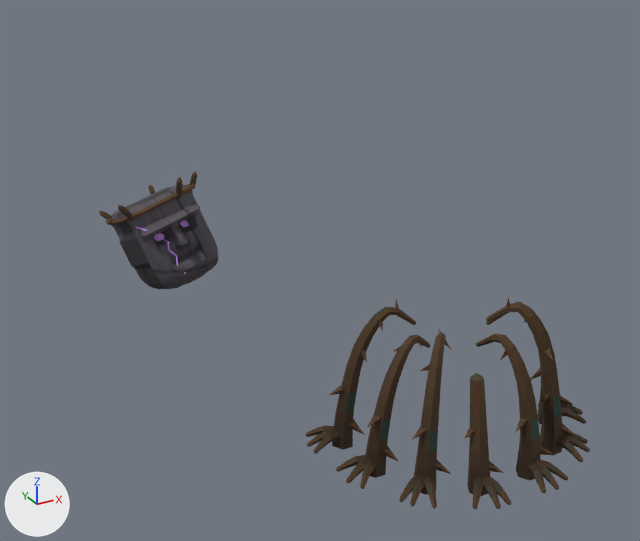
The FBX model assets/world/OriginAbyss/OriginAbyss_Props.fbx: old version first, new version second.
One viewpoint serves both versions: a camera (50 mm lens) standing at (-35.3, -107.3, 45.2) and looking at (17.8, -10.8, -3.0). Every picture has the same lights, and +X, +Y and +Z are marked at lower left. The older version comes first. Vertices at exactly the same position are counted once.

Before the edit, the objects in view are built like this:
```python
me_oa_colossus_003 = bpy.data.meshes.new('OA_Colossus.003')
me_oa_colossus_003.from_pydata(...)  # 1273 vertices, 1300 faces; spans x -7.2..6.0, y -7.6..9.3, z -6.0..11.1
me_oa_colossus_003.materials.append(mat_originabyss_mat)  # picture img_originabyss_island_atlas_png
me_oa_thorncrown_004 = bpy.data.meshes.new('OA_ThornCrown.004')
me_oa_thorncrown_004.from_pydata(...)  # 1211 vertices, 1146 faces; spans x -4.9..20.1, y -65.0..-48.2, z -0.5..13.6
me_oa_thorncrown_004.materials.append(mat_originabyss_mat)  # picture img_originabyss_island_atlas_png
ob_oa_colossus = bpy.data.objects.new('OA_Colossus', me_oa_colossus_003)
ob_oa_colossus.location = (0.0, 0.0, 0.0)
ob_oa_thorncrown = bpy.data.objects.new('OA_ThornCrown', me_oa_thorncrown_004)
ob_oa_thorncrown.location = (0.0, 0.0, 0.0)
```
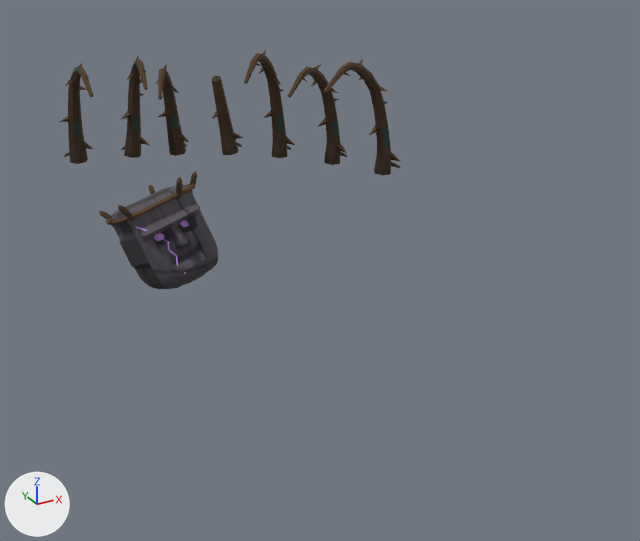
Location of each change, (x1, y1, x2, y2) in pixels of the pictures (640 x 541 px; the box of a moved part takes in the faces that stretch with it):
'OA_ThornCrown', reshaped (20% wider, 40% shorter)
    before: (305, 298, 590, 510)
    after: (59, 50, 401, 176)
part 1 of me_oa_thorncrown_004, moved or reshaped
    before: (305, 425, 334, 437)
    after: (64, 152, 70, 157)
part 2 of me_oa_thorncrown_004, moved or reshaped (not visible afterwards)
    before: (307, 429, 334, 447)
part 3 of me_oa_thorncrown_004, moved or reshaped (not visible afterwards)
    before: (314, 430, 340, 454)
part 4 of me_oa_thorncrown_004, moved or reshaped (not visible afterwards)
    before: (535, 461, 559, 490)
part 5 of me_oa_thorncrown_004, moved or reshaped (not visible afterwards)
    before: (539, 459, 568, 481)
part 6 of me_oa_thorncrown_004, moved or reshaped (not visible afterwards)
    before: (561, 404, 583, 415)
part 7 of me_oa_thorncrown_004, moved or reshaped (not visible afterwards)
    before: (561, 407, 586, 424)
part 8 of me_oa_thorncrown_004, moved or reshaped (not visible afterwards)
    before: (562, 433, 588, 444)
part 9 of me_oa_thorncrown_004, moved or reshaped (not visible afterwards)
    before: (562, 434, 590, 452)
part 10 of me_oa_thorncrown_004, moved or reshaped (not visible afterwards)
    before: (556, 437, 583, 462)
part 11 of me_oa_thorncrown_004, moved or reshaped
    before: (527, 462, 546, 493)
    after: (236, 142, 242, 147)
part 12 of me_oa_thorncrown_004, moved or reshaped (not visible afterwards)
    before: (483, 477, 501, 509)
part 13 of me_oa_thorncrown_004, moved or reshaped (not visible afterwards)
    before: (360, 459, 377, 489)
part 14 of me_oa_thorncrown_004, moved or reshaped (not visible afterwards)
    before: (336, 455, 366, 472)
part 15 of me_oa_thorncrown_004, moved or reshaped (not visible afterwards)
    before: (486, 476, 511, 505)
part 16 of me_oa_thorncrown_004, deleted (brown)
    before: (329, 298, 576, 510)
part 17 of me_oa_thorncrown_004, added (brown)
    after: (120, 50, 401, 176)
part 18 of me_oa_thorncrown_004, added (brown)
    after: (59, 63, 93, 164)

What changed in the scene script:
```text
Change me_oa_thorncrown_004:
    remove me_oa_thorncrown_004.from_pydata(...)  # 1211 vertices, 1146 faces; spans x -4.9..20.1, y -65.0..-48.2, z -0.5..13.6
    add me_oa_thorncrown_004.from_pydata(...)  # 1243 vertices, 1170 faces; spans x -2.0..47.8, y 8.8..50.5, z -0.6..19.9
    me_oa_thorncrown_004 part 1: the loose piece of 26 vertices spanning x -4.3..-1.3, y -50.8..-48.2, z 0.0..1.3 is turned -17.2 degrees about the z axis through its middle, then moved by (2.7, 97.8, 0.0)
    me_oa_thorncrown_004 part 2: the loose piece of 26 vertices spanning x -4.9..-1.5, y -50.9..-49.6, z 0.0..1.3 is turned -72.9 degrees about the z axis through its middle, then moved by (3.6, 98.9, 0.0)
    me_oa_thorncrown_004 part 3: the loose piece of 26 vertices spanning x -4.9..-1.5, y -51.2..-49.7, z 0.0..1.3 is turned -130.7 degrees about the z axis through its middle, then moved by (4.9, 98.9, 0.0)
    me_oa_thorncrown_004 part 4: the loose piece of 26 vertices spanning x 9.2..10.4, y -65.0..-61.5, z 0.0..1.3 is turned -167 degrees about the z axis through its middle, then moved by (0.1, 110.9, 0.0)
    me_oa_thorncrown_004 part 5: the loose piece of 26 vertices spanning x 9.3..11.8, y -64.4..-61.3, z 0.0..1.3 is turned 136.4 degrees about the z axis through its middle, then moved by (0.0, 110.3, 0.0)
    me_oa_thorncrown_004 part 6: the loose piece of 26 vertices spanning x 16.5..19.9, y -57.6..-55.9, z 0.0..1.3 is turned 109.2 degrees about the z axis through its middle, then moved by (-0.4, 101.9, 0.0)
    me_oa_thorncrown_004 part 7: the loose piece of 26 vertices spanning x 16.3..19.1, y -58.9..-56.0, z 0.0..1.3 is turned 107.7 degrees about the z axis through its middle, then moved by (1.0, 102.3, 0.0)
    me_oa_thorncrown_004 part 8: the loose piece of 26 vertices spanning x 13.6..17.0, y -61.3..-59.3, z 0.0..1.3 is turned 64.2 degrees about the z axis through its middle, then moved by (3.7, 105.0, 0.0)
    me_oa_thorncrown_004 part 9: the loose piece of 26 vertices spanning x 13.5..16.2, y -62.3..-59.4, z 0.0..1.3 is turned 132.2 degrees about the z axis through its middle, then moved by (11.8, 101.3, 0.0)
    me_oa_thorncrown_004 part 10: the loose piece of 26 vertices spanning x 13.3..14.7, y -63.1..-59.7, z 0.0..1.3 is turned 136.6 degrees about the z axis through its middle, then moved by (13.5, 101.6, 0.0)
    me_oa_thorncrown_004 part 11: the loose piece of 26 vertices spanning x 8.6..10.3, y -64.8..-61.4, z 0.0..1.3 is turned 136.6 degrees about the z axis through its middle, then moved by (18.3, 103.0, 0.0)
    me_oa_thorncrown_004 part 12: the loose piece of 26 vertices spanning x 4.1..5.5, y -64.6..-61.2, z 0.0..1.3 is scaled about its middle by (-0.996, -1, 1), then moved by (28.9, 97.6, 0.0)
    me_oa_thorncrown_004 part 13: the loose piece of 26 vertices spanning x -3.9..-0.9, y -57.3..-54.6, z 0.0..1.3 is scaled about its middle by (-0.99, -1.01, 1), then moved by (37.1, 90.0, 0.0)
    me_oa_thorncrown_004 part 14: the loose piece of 26 vertices spanning x -4.5..-1.1, y -55.6..-53.9, z 0.0..1.3 is turned -137.5 degrees about the z axis through its middle, then moved by (37.7, 88.7, 0.0)
    me_oa_thorncrown_004 part 15: the loose piece of 26 vertices spanning x 4.4..5.6, y -64.6..-61.2, z 0.0..1.3 is turned 141.3 degrees about the z axis through its middle, then moved by (36.0, 89.2, 0.0)
    me_oa_thorncrown_004 part 16: 49 loose pieces with 795 vertices, spanning x -4.5..18.5, y -63.7..-49.4, z -0.5..13.6, are deleted
    me_oa_thorncrown_004 part 17: 720 vertices added at x 8.1..47.8, y 8.8..47.5, z -0.6..19.9
    me_oa_thorncrown_004 part 18: 107 vertices added at x -2.0..3.2, y 30.8..48.6, z -0.5..18.1
    other edits to the shape of me_oa_thorncrown_004 do not show in these pictures
```
